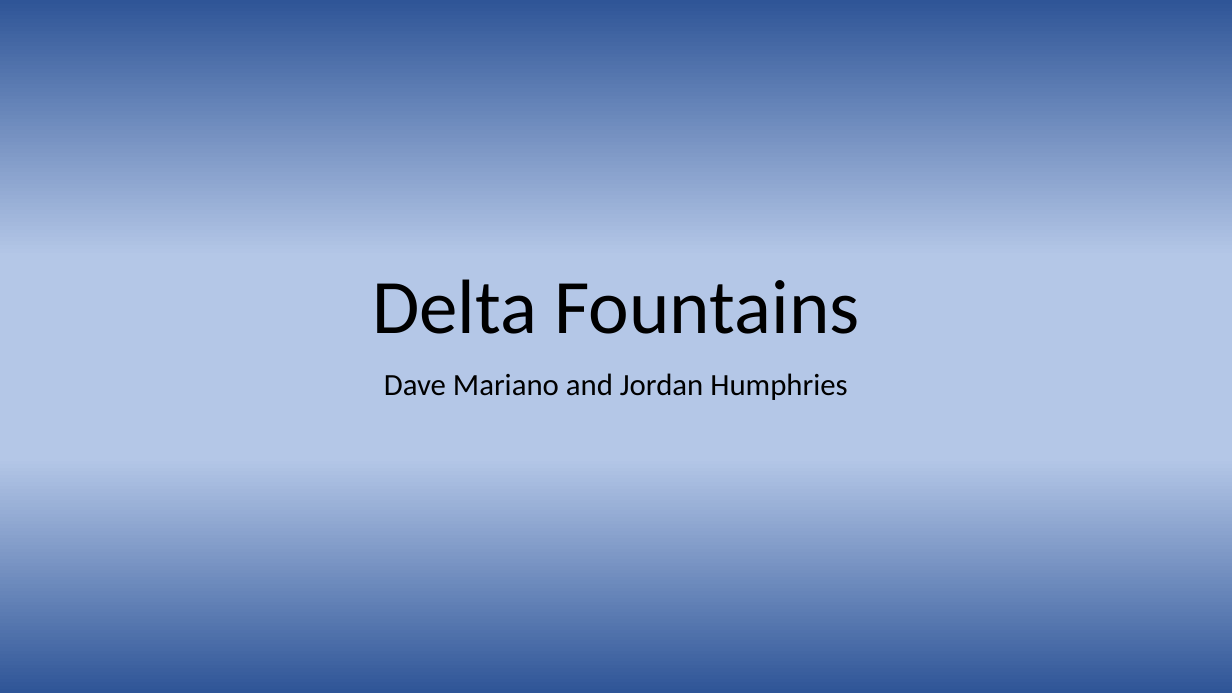
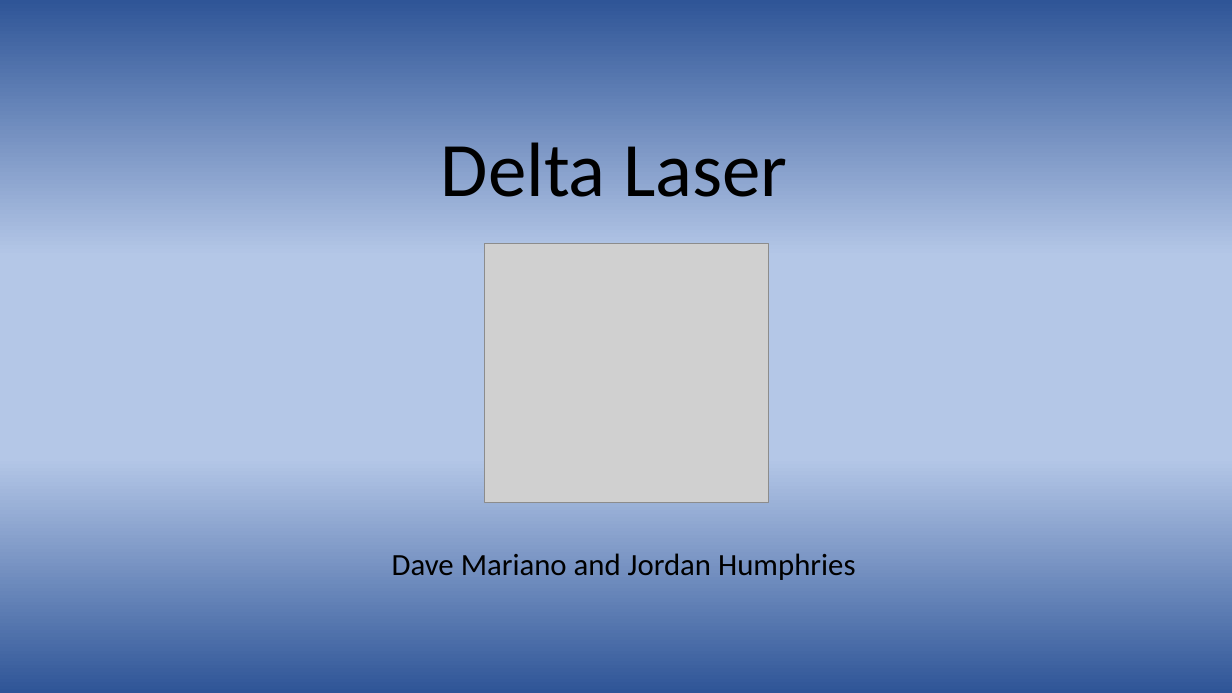
Before and after one commit to d-mariano/DeltaFountains, a slide deck: slide 1 of PresentDemo/Delta Fountains.pptx. Drawn at 1232x693 pixels with LibreOffice and Linux fonts; fonts in the diff are those of the drawing; grey boxes stand for pictures. Boxes give left, top, right and bottom in pixels: in the first picture for what was removed or moved away, otherwise in the second. Text is boxed around its words. In the diff, an @@ line names an element or a change of style, - is before the commit and + after.

```diff
--- a/PresentDemo/Delta Fountains.pptx
+++ b/PresentDemo/Delta Fountains.pptx
@@ title at box(441, 142, 787, 197): text changed @@
-Delta Fountains
+Delta Laser
@@ picture added at box(484, 243, 768, 502) @@
@@ subtitle "Dave Mariano and Jordan Humphries": place and size @@
-subtitle "Dave Mariano and Jordan Humphries" at box(384, 373, 847, 400)
+subtitle "Dave Mariano and Jordan Humphries" at box(392, 553, 855, 580)
```
Also in this commit, not shown: 6 slides added, 5 slides removed.
